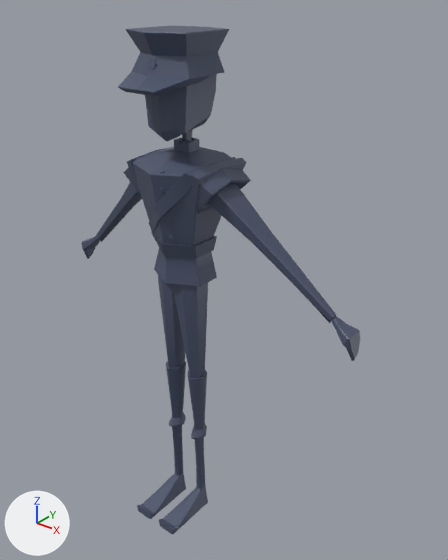
What one commit did to the FBX model Papercut/Assets/Geometry/Characters/MainC_CHAR.fbx.
The view is the same before and after, from a 50 mm camera at (1.187, -1.281, 1.72) aimed at (0.089, 0.091, 0.869). The lights are fixed; the arrows at lower left show +X, +Y and +Z. Both versions are drawn at the pose saved in each file; the numbers are the values there.

The first picture shows 'Main_MOD_MASTER:MainC_GEO'.
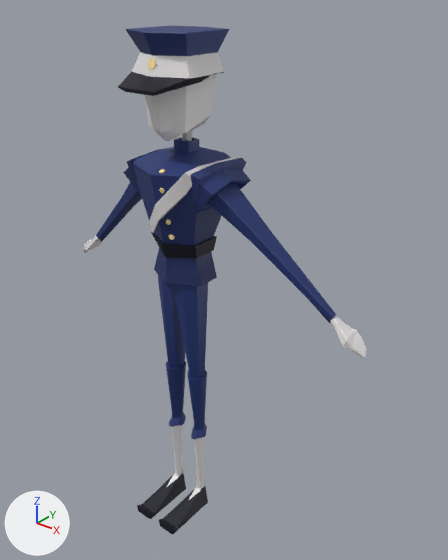
Changed parts and their boxes (x1, y1, x2, y2) in the pictures (448 x 560 px; the box of a moved part takes in the faces that stretch with it):
'Main_MOD_MASTER:MainC_GEO', reshaped
    before: (82, 26, 360, 534)
    after: (83, 26, 366, 534)
part 1 of me_mesh, moved or reshaped
    before: (82, 238, 100, 259)
    after: (83, 241, 101, 253)
part 2 of me_mesh, moved or reshaped
    before: (338, 320, 360, 361)
    after: (340, 326, 366, 359)
part 3 of me_mesh, recoloured
    both: (135, 89, 178, 479)

The change in detail:
Picture 'Sadao_MDL_Sadao_MAT_BaseMap.png' (img_sadao_mdl_sadao_mat_basemap_png) is new.
Material 'phong1' (mat_phong1) is new.
Its texture is img_sadao_mdl_sadao_mat_basemap_png (with its transparency).
Its roughness is 0.553.
me_mesh is used by ob_main_mod_master_mainc_geo; location (0.0, 0.0, 0.0); rotation (1.571, 0.0, 0.0), in degrees (90, 0, 0); scale (0.01, 0.01, 0.01).
me_mesh had 1789 vertices, 1589 faces and spanned x -56.0..56.0, y 0.0..160.0, z -14.0..19.0.
me_mesh now has 1789 vertices, 3207 faces and spans x -59.0..59.0, y 0.0..160.0, z -14.0..19.0.
me_mesh part 1: 39 vertices moved from x -56.0..-51.0, y 77.0..85.0, z -12.0..-5.0 to x -59.0..-51.0, y 78.0..85.0, z -12.0..-5.0; 10 vertices removed from x -56.0..-52.0, y 78.0..86.0, z -12.0..-5.0; 10 vertices added at x -58.0..-51.0, y 79.0..86.0, z -12.0..-6.0.
me_mesh part 2: 39 vertices moved from x 51.0..56.0, y 77.0..85.0, z -12.0..-5.0 to x 51.0..59.0, y 78.0..85.0, z -12.0..-5.0; 8 vertices removed from x 52.0..56.0, y 78.0..86.0, z -12.0..-5.0; 8 vertices added at x 51.0..58.0, y 79.0..86.0, z -12.0..-6.0.
me_mesh part 3: 55 faces spanning x -14.0..14.0, y 0.0..160.0, z -14.0..17.0 switch from mat_main_mod_master_mainc_mat (dark blue #4b546b) to mat_phong1 (picture img_sadao_mdl_sadao_mat_basemap_png).
